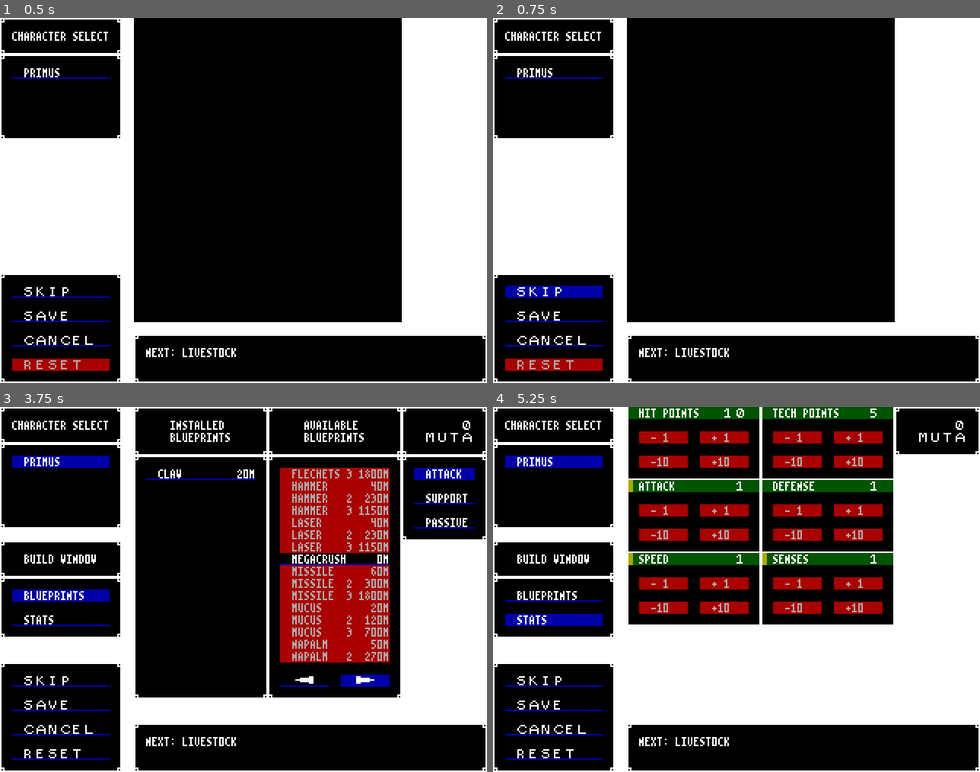
Above: before the commit, frames 1-4 (two rows, left to right).
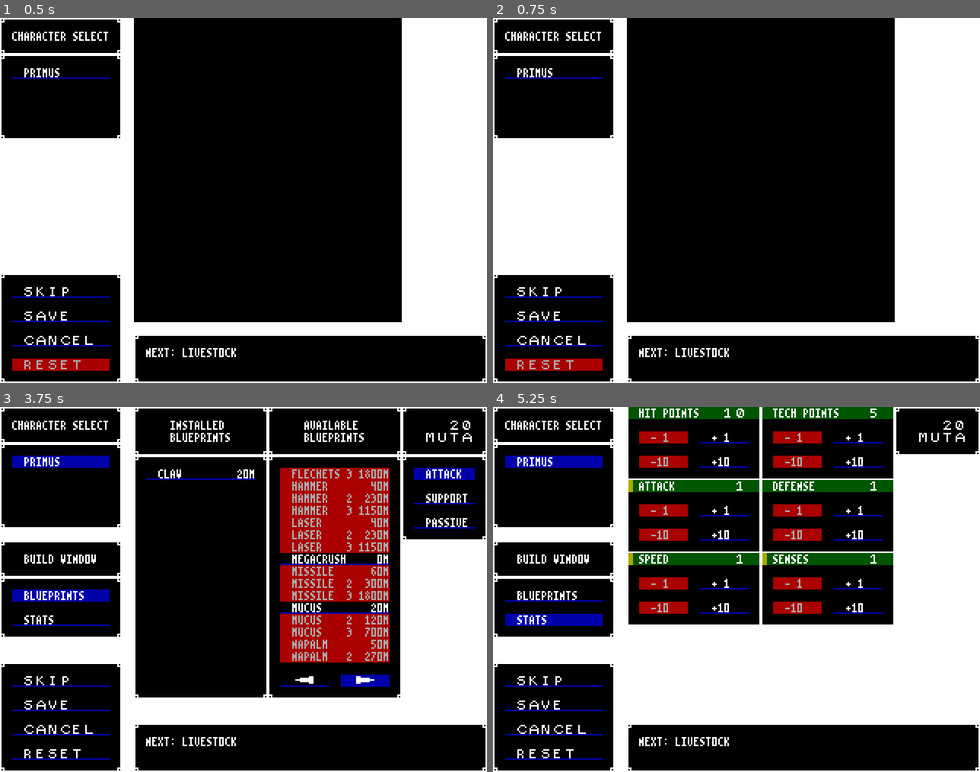
Above: after the commit, the same moments.

Repository: BeamBrain1/Morphose
Game: Godot game, scene res://Scenes/Global/root.tscn
Two runs of this game, one before a commit and one after it. Both use one fixed random seed, a clock stepped at 60 frames per second and the inputs below.
Inputs (mouse positions are in pixels of both pictures, inside the frame that each line leads up to):
- Up to frame 1 (0.5 s): no input
- Up to frame 2 (0.75 s): click "SKIP" at 0.5 s
- Up to frame 3 (3.75 s): click "SKIP" at 1.25 s; click "PRIMUS" at 2 s; click "BLUEPRINTS" at 2.75 s; click (365, 680) at 3.5 s
- Up to frame 4 (5.25 s): click (858, 680) at 4.25 s; click "STATS" at 5 s

Frame 1 is identical in both runs. In frame 2, 0.5% of the frame differs, in the area x 2-23%, y 73-77%; in frame 3, 0.8%; in frame 4, 4.0%, in the area x 42-95%, y 3-57%.
Error before the commit: Invalid type in function 'getEncounterBioEnergyValue' in base 'Node (EncounterTable.gd)'. Cannot convert argument 1 from int to Array. (res://Scenes/Global/roo…

Commit message:
daily update

Diff:
--- a/Scenes/Battle/Combatant.gd
+++ b/Scenes/Battle/Combatant.gd
@@ -259,7 +259,7 @@
 
 func applyHealingBurning() -> void:
 	if getStatusEffectFromEnumType(STATUS_EFFECT.REGEN) != 0:
-		var heal_amount: int = maxi(floori(hp/10), 1)
+		var heal_amount: int = maxi(floori(max_hp/10), 1)
 		heal_amount *= getStatusEffectFromEnumType(STATUS_EFFECT.REGEN)
 		if heal_amount > 0:
 			heal(heal_amount)
--- a/Scenes/Battle/UI/enemy_display_grid.gd
+++ b/Scenes/Battle/UI/enemy_display_grid.gd
@@ -7,6 +7,7 @@
 const NEXT_ENEMY_DISPLAY_OFFSET_X: int = 80
 const NEXT_ENEMY_DISPLAY_OFFSET_Y: int = 48
 const ENEMIES_PER_ROW: int = 4
+const MAX_ENEMIES: int = 8
 
 signal combatant_selected
 
--- a/Scenes/CharBuild/UI/window_base.gd
+++ b/Scenes/CharBuild/UI/window_base.gd
@@ -49,6 +49,6 @@
 	var result: String = ""
 	for enemy in ActiveSaveData.getNextBattle():
 		if result != "":
-			result += " "
+			result += ", "
 		result += enemy.name.to_upper()
 	return result
--- a/Scenes/Controllers/ControllerBattle.gd
+++ b/Scenes/Controllers/ControllerBattle.gd
@@ -155,6 +155,14 @@
 		applySupport(user, blueprint, target)
 	else:
 		push_error("Unknown blueprint type for " + blueprint.getDialogDisplayName())
+	if blueprint.special.matchn("swarm"):
+		specialSwarmReinforce()
+
+
+func specialSwarmReinforce() -> void:
+	var number_joiners: int = 5
+	var enemy_type: String = "Swarmer"
+	$BattleMessageDisplay.pushBattleMessage(str(number_joiners) + " " + enemy_type + " joined the battle!")
 
 
 func executeMultitargetBlueprint(user, blueprint: Blueprint, target_list: Array) -> void:
@@ -311,9 +319,6 @@
 	$EnemyDisplayGrid.assignEnemyStatusDisplaysFromList(result)
 
 
-
-
-
 func updateCombatantStatusDisplays() -> void:
 	$PartyStatusDisplay.updatePartyMemberStatusDisplays()
 	$EnemyDisplayGrid.updateEnemyStatusDisplays()
--- a/Scenes/FileIO/BlueprintLoader.gd
+++ b/Scenes/FileIO/BlueprintLoader.gd
@@ -91,6 +91,9 @@
 	elif key_upper == "SCHOLAR":
 		blueprint.scholar_compatible = valueIsTrue(blueprint, key, value)
 		return
+	elif key_upper == "SPECIAL":
+		blueprint.special = value
+		return
 
 
 	if blueprint is BlueprintAttack:
--- a/Scenes/Global/Constructs/Blueprint.gd
+++ b/Scenes/Global/Constructs/Blueprint.gd
@@ -15,6 +15,7 @@
 var tp_cost: int = 0			# tech point cost per use
 var multitarget: bool = false	# If true, affects all eligible targets
 var predecessors: Array = []	# List of predecessor blueprints: lower-tier bluepritns of same name
+var special: String = ""		# Used to assign additional one-off capabilities
 
 
 func getDialogDisplayName() -> String:
--- a/Scenes/Global/Tables/EncounterTable.gd
+++ b/Scenes/Global/Tables/EncounterTable.gd
@@ -46,8 +46,8 @@
 	return EnemyTable.getEnemyByName(name_in)
 
 
-static func getEncounterBioEnergyValue(encounter: Array) -> int:
+static func getEncounterBioEnergyValue(index: int) -> int:
 	var result = 0
-	for enemy in encounter:
+	for enemy in table[index]:
 		result += enemy.getBioEnergyValue()
 	return result
--- a/Scenes/Global/Tables/EnemyTable.gd
+++ b/Scenes/Global/Tables/EnemyTable.gd
@@ -85,7 +85,7 @@
 	current_enemy.name = "Hunter"
 	current_enemy.hp = 20
 	current_enemy.tech_points = 15
-	current_enemy.attack = 8
+	current_enemy.attack = 12
 	current_enemy.defense = 8
 	current_enemy.senses = 8
 	current_enemy.speed = 8
@@ -96,7 +96,7 @@
 	### CITY ###
 	current_enemy = EnemyType.new()
 	current_enemy.name = "Pyroid"
-	current_enemy.hp = 30
+	current_enemy.hp = 25
 	current_enemy.tech_points = 15
 	current_enemy.attack = 5
 	current_enemy.defense = 8
@@ -108,14 +108,14 @@
 
 	current_enemy = EnemyType.new()
 	current_enemy.name = "Brute"
-	current_enemy.hp = 50
+	current_enemy.hp = 40
 	current_enemy.tech_points = 20
-	current_enemy.attack = 14
+	current_enemy.attack = 12
 	current_enemy.defense = 12
 	current_enemy.senses = 10
 	current_enemy.speed = 10
 	current_enemy.installBlueprintByNameAndTier("Chaingun", 1)
-	current_enemy.installBlueprintByNameAndTier("Hammer", 1)
+	current_enemy.installBlueprintByNameAndTier("Acid Rain", 1)
 	addEnemyToTable(current_enemy)
 
 	current_enemy = EnemyType.new()
@@ -124,15 +124,36 @@
 	current_enemy.tech_points = 30
 	current_enemy.attack = 16
 	current_enemy.defense = 25
-	current_enemy.senses = 10
-	current_enemy.speed = 14
-	current_enemy.installBlueprintByNameAndTier("Claw", 1)
-	current_enemy.installBlueprintByNameAndTier("Chaingun", 1)
+	current_enemy.senses = 30
+	current_enemy.speed = 15
+	current_enemy.installBlueprintByNameAndTier("Flamejet", 1)
+	current_enemy.installBlueprintByNameAndTier("Napalm", 1)
 	current_enemy.installBlueprintByNameAndTier("Flechets", 1)
 	addEnemyToTable(current_enemy)
 
 	### SKELETON FOREST ###
 	# This section will teach the importance of crowd control
+	current_enemy = EnemyType.new()
+	current_enemy.name = "Swarmer"
+	current_enemy.hp = 10
+	current_enemy.tech_points = 20
+	current_enemy.attack = 15
+	current_enemy.defense = 3
+	current_enemy.senses = 8
+	current_enemy.speed = 8
+	current_enemy.installBlueprintByNameAndTier("Laser", 1)
+	addEnemyToTable(current_enemy)
+
+	current_enemy = EnemyType.new()
+	current_enemy.name = "Queen"
+	current_enemy.hp = 250
+	current_enemy.tech_points = 40
+	current_enemy.attack = 10
+	current_enemy.defense = 20
+	current_enemy.senses = 5
+	current_enemy.speed = 16
+	current_enemy.installBlueprintByNameAndTier("Marshal", 1)
+	addEnemyToTable(current_enemy)
 
 	### EASTERN PLAINS ###
 
Not shown, changed: blueprints.dat
